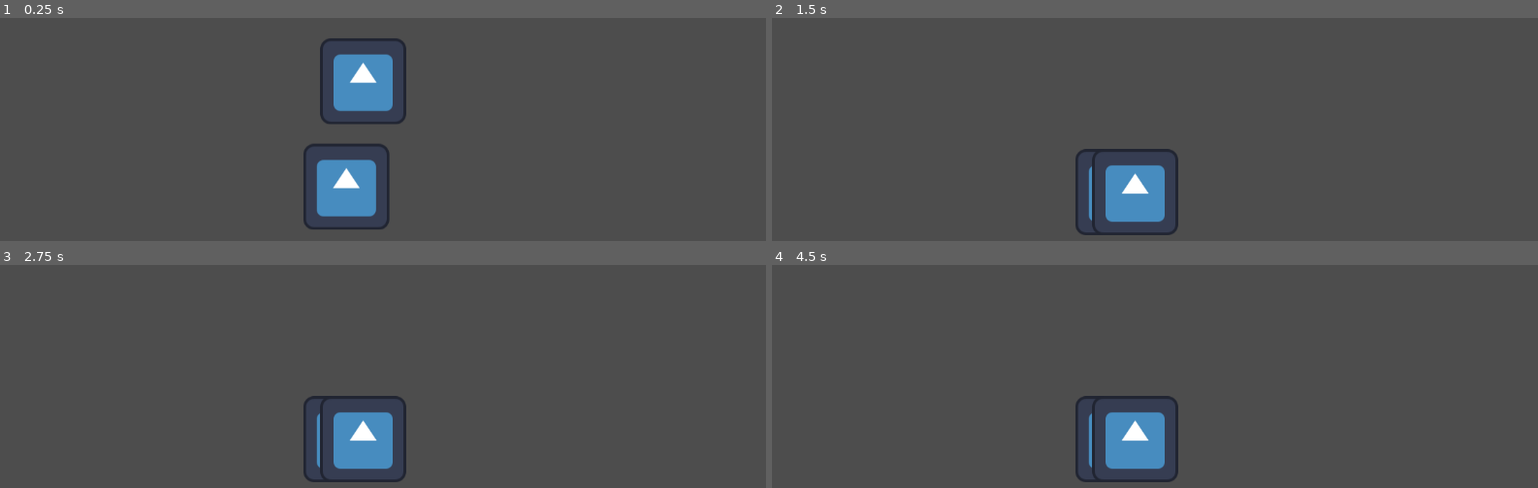
Above: before the commit, frames 1-4 (two rows, left to right).
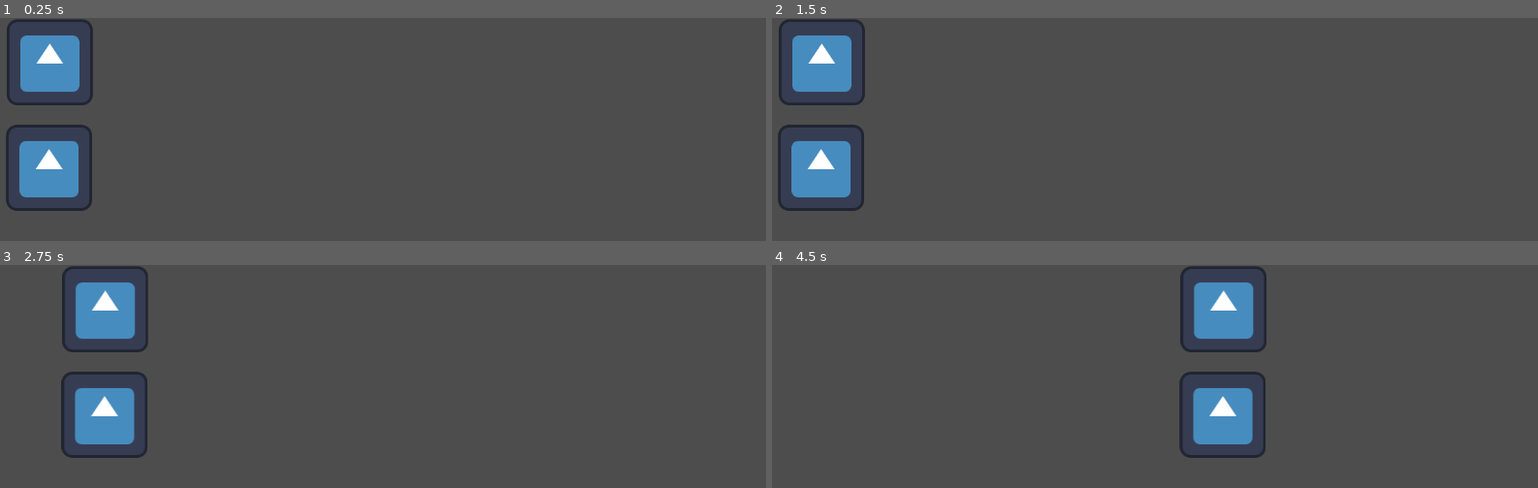
Above: after the commit, the same moments.

Repository: jayvinius/degen-devils
Game: Godot game, scene res://Levels/race_level.tscn
Two runs of this game, one before a commit and one after it. Both use one fixed random seed, a clock stepped at 60 frames per second and the inputs below. The project has no main scene, so this scene is started directly. The engine's default icon, where the game draws it, is replaced by a stand-in: a white triangle on a blue panel in a dark square.
Inputs:
- Up to frame 1 (0.25 s): no input
- Up to frame 2 (1.5 s): tap Enter at 1.25 s
- Up to frame 3 (2.75 s): tap Space at 2 s
- Up to frame 4 (4.5 s): no input

The runs differ from the first frame. In frame 1, 10% of the frame differs, in the area x 0-54%, y 0-95%; in frame 2, 7.8%; in frame 3, 8.0%; in frame 4, 8.0%.

Commit message:
super basic gameplay

Diff:
--- a/Entities/Horses/horse.gd
+++ b/Entities/Horses/horse.gd
@@ -1,11 +1,41 @@
-extends RigidBody2D
+extends CharacterBody2D
 
+@export var acceleration: float = 5
+@export var max_speed: float = 300
+
+enum State {
+	IDLE,
+	RUNNING,
+	WIN,
+	LOSE,
+}
+
+var state: State = State.IDLE
 
 # Called when the node enters the scene tree for the first time.
 func _ready() -> void:
-	pass # Replace with function body.
+	EventBus.connect("start_race", start_race)
 
+func start_race() -> void:
+	state = State.RUNNING
 
 # Called every frame. 'delta' is the elapsed time since the previous frame.
-func _process(delta: float) -> void:
-	pass
+func _physics_process(delta: float) -> void:
+	match state:
+		State.IDLE:
+			print("idle")
+		State.RUNNING:
+			run(delta)
+		State.WIN:
+			print("win")
+		State.LOSE:
+			print("lose")
+	move_and_slide()
+
+func run(_delta: float) -> void:
+	velocity.x += acceleration
+	if velocity.x > max_speed:
+		velocity.x = max_speed
+
+	# if not is_on_floor():
+	# 	velocity += get_gravity() * delta
--- a/Entities/Horses/horse.tscn
+++ b/Entities/Horses/horse.tscn
@@ -6,8 +6,7 @@
 [sub_resource type="RectangleShape2D" id="RectangleShape2D_g6tiw"]
 size = Vector2(129, 128)
 
-[node name="Horse" type="RigidBody2D" unique_id=1490280196]
-collision_layer = 2
+[node name="Horse" type="CharacterBody2D" unique_id=1014873418]
 script = ExtResource("1_g6tiw")
 
 [node name="Sprite2D" type="Sprite2D" parent="." unique_id=1469360933]
--- /dev/null
+++ b/Globals/event_bus.gd
@@ -0,0 +1,3 @@
+extends Node
+
+signal start_race
--- /dev/null
+++ b/Globals/event_bus.tscn
@@ -0,0 +1,6 @@
+[gd_scene format=3 uid="uid://df8mo5wk6ce6q"]
+
+[ext_resource type="Script" uid="uid://c3bakoiv3o8ps" path="res://Globals/event_bus.gd" id="1_aajqg"]
+
+[node name="EventBus" type="Node" unique_id=173132146]
+script = ExtResource("1_aajqg")
--- /dev/null
+++ b/Levels/race_level.gd
@@ -0,0 +1,7 @@
+extends Node2D
+
+func _on_win_post_body_entered(body: Node2D) -> void:
+	print(body.name)
+
+func _on_timer_timeout() -> void:
+	EventBus.start_race.emit()
--- a/Levels/race_level.tscn
+++ b/Levels/race_level.tscn
@@ -1,20 +1,32 @@
 [gd_scene format=3 uid="uid://cw4ea72ip6at3"]
 
+[ext_resource type="Script" uid="uid://dkt0p5s8w6i6a" path="res://Levels/race_level.gd" id="1_2li8p"]
 [ext_resource type="PackedScene" uid="uid://b28fs6048njje" path="res://Entities/Horses/horse.tscn" id="1_bfjxd"]
 
-[sub_resource type="WorldBoundaryShape2D" id="WorldBoundaryShape2D_2li8p"]
+[sub_resource type="RectangleShape2D" id="RectangleShape2D_b7qor"]
+size = Vector2(20, 327)
 
 [node name="RaceLevel" type="Node2D" unique_id=918764093]
-
-[node name="StaticBody2D" type="StaticBody2D" parent="." unique_id=472678254]
-
-[node name="CollisionShape2D" type="CollisionShape2D" parent="StaticBody2D" unique_id=1242745735]
-shape = SubResource("WorldBoundaryShape2D_2li8p")
+script = ExtResource("1_2li8p")
 
 [node name="Camera2D" type="Camera2D" parent="." unique_id=928665251]
 
 [node name="Horse" parent="." unique_id=117766856 instance=ExtResource("1_bfjxd")]
-position = Vector2(-48, -101)
+position = Vector2(-490, -101)
 
 [node name="Horse2" parent="." unique_id=1114416760 instance=ExtResource("1_bfjxd")]
-position = Vector2(-23, -258)
+position = Vector2(-489, -258)
+
+[node name="Win post" type="Area2D" parent="." unique_id=12694547]
+position = Vector2(564, -12)
+
+[node name="CollisionShape2D" type="CollisionShape2D" parent="Win post" unique_id=1973789775]
+position = Vector2(0, -153.5)
+shape = SubResource("RectangleShape2D_b7qor")
+
+[node name="Timer" type="Timer" parent="." unique_id=2044125114]
+wait_time = 2.0
+autostart = true
+
+[connection signal="body_entered" from="Win post" to="." method="_on_win_post_body_entered"]
+[connection signal="timeout" from="Timer" to="." method="_on_timer_timeout"]
--- a/project.godot
+++ b/project.godot
@@ -14,6 +14,10 @@
 config/features=PackedStringArray("4.6", "GL Compatibility")
 config/icon="res://icon.svg"
 
+[autoload]
+
+EventBus="*uid://df8mo5wk6ce6q"
+
 [physics]
 
 3d/physics_engine="Jolt Physics"
Not shown, added: Globals/event_bus.gd.uid
Not shown, added: Levels/race_level.gd.uid
